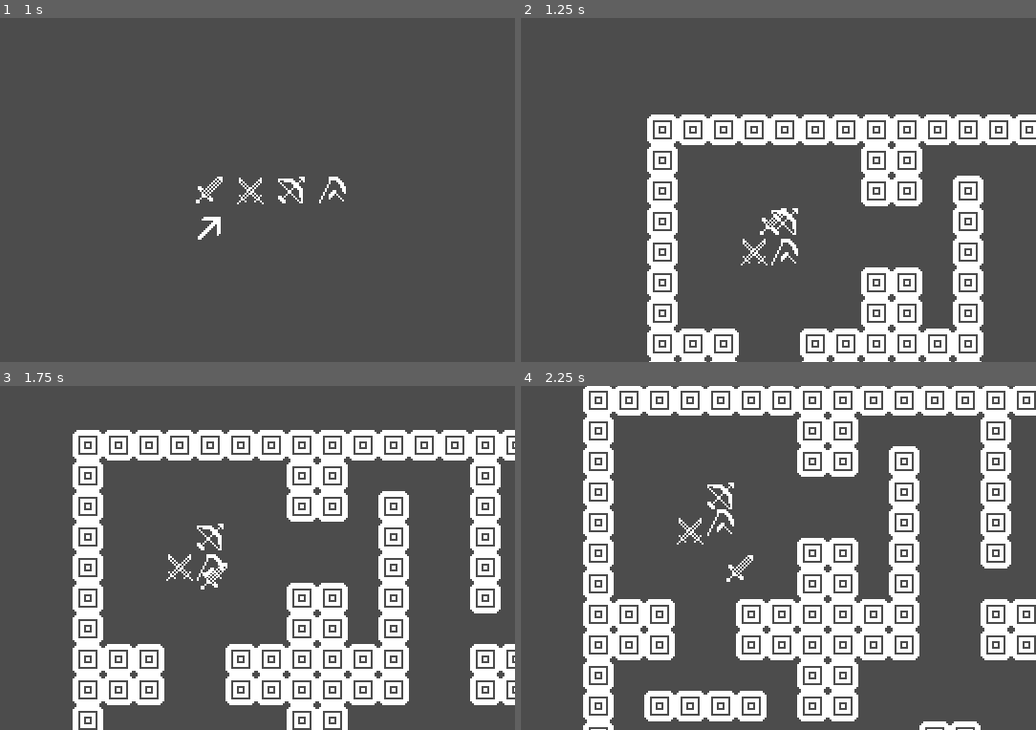
Above: before the commit, frames 1-4 (two rows, left to right).
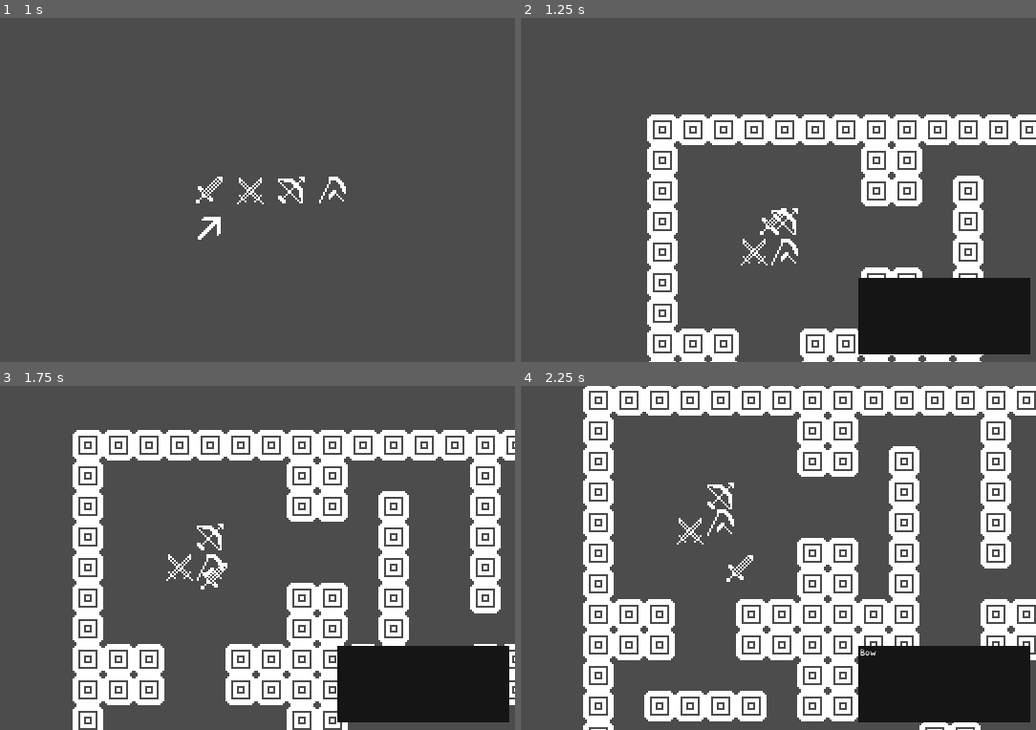
Above: after the commit, the same moments.

Repository: ArcLyn64/gmtkjam2020
Game: Godot game, scene res://map/Dungeon.tscn
Two runs of this game, one before a commit and one after it. Both use one fixed random seed, a clock stepped at 60 frames per second and the inputs below.
Inputs:
- Up to frame 1 (1 s): tap Enter at 0.5 s; hold D (move_right) from 0.53 s (still down)
- Up to frame 2 (1.25 s): keep holding D (move_right)
- Up to frame 3 (1.75 s): release D (move_right) at 1.28 s; hold S (move_down) from 1.28 s (still down)
- Up to frame 4 (2.25 s): release S (move_down) at 2.03 s; hold D (move_right) from 2.03 s (still down)

Frame 1 is identical in both runs. In frame 2, 7.4% of the frame differs, in the area x 65-99%, y 75-98%; in frame 3, 7.4%; in frame 4, 7.4%.

Commit message:
dialogue

Diff:
--- /dev/null
+++ b/dialogue/quips/test.json
@@ -0,0 +1,6 @@
+{
+	"000": {"name": "Bow", "text": "Hey Sticks..."},
+	"001": {"name": "Sticks", "text": "I've told you again and again, it's SCYTHES"},
+	"002": {"name": "Bow", "text": "Yeah, yeah."},
+	"003": {"name": "Duals", "text": "But Sticks is so much better!"}
+}
--- a/map/Dungeon.tscn
+++ b/map/Dungeon.tscn
@@ -8,6 +8,7 @@
 [ext_resource path="res://actors/Bow.tscn" type="PackedScene" id=6]
 [ext_resource path="res://actors/Duals.tscn" type="PackedScene" id=7]
 [ext_resource path="res://objects/Exit.tscn" type="PackedScene" id=8]
+[ext_resource path="res://ui/Dialogue.tscn" type="PackedScene" id=9]
 
 [sub_resource type="ConvexPolygonShape2D" id=2]
 points = PoolVector2Array( 0, 0, 16, 0, 16, 16, 0, 16 )
@@ -46,6 +47,12 @@
 
 [node name="UI" type="CanvasLayer" parent="."]
 
+[node name="Dialogue" parent="UI" instance=ExtResource( 9 )]
+margin_left = 226.549
+margin_top = 136.207
+margin_right = 226.549
+margin_bottom = 136.207
+
 [node name="MapGen" type="Node2D" parent="."]
 script = ExtResource( 2 )
 
--- /dev/null
+++ b/src/Dialogue.gd
@@ -0,0 +1,74 @@
+extends Control
+
+onready var dialogue_player = $DialoguePlayer
+onready var name_lbl = $Name
+onready var text_lbl = $Text
+
+var scroll_speed = 0.2
+var wait_time = 2
+var start_time = 1
+var timer = 0
+
+var cur_dialogue = []
+
+enum STATE{
+	starting,
+	writing,
+	waiting,
+	hidden
+}
+var cur_state = STATE.hidden
+
+func read_json(json_fp) -> Dictionary:
+	var file = File.new()
+	assert(file.file_exists(json_fp))
+
+	file.open(json_fp, file.READ)
+	var dialogue = parse_json(file.get_as_text())
+	assert(dialogue.size() > 0)
+	return dialogue
+
+func start(json_fp):
+	cur_dialogue = read_json(json_fp).values()
+	begin_playback()
+
+func begin_playback():
+	name_lbl.text = ""
+	text_lbl.text = ""
+	timer = 0
+	cur_state = STATE.starting
+
+func _process(delta):
+	match cur_state:
+		STATE.hidden:
+			self.hide()
+		STATE.starting:
+			self.show()
+			if timer > start_time:
+				timer = 0
+				cur_state = STATE.writing
+			else:
+				timer += delta
+		STATE.waiting:
+			if timer > wait_time:
+				timer = 0
+				text_lbl.visible_characters = 0
+				cur_dialogue.remove(0)
+				if cur_dialogue.size() > 0:
+					cur_state = STATE.writing
+				else:
+					cur_state = STATE.hidden
+			else:
+				timer += delta
+		STATE.writing:
+			name_lbl.text = cur_dialogue[0].name
+			text_lbl.text = cur_dialogue[0].text
+
+			if timer > scroll_speed:
+				if text_lbl.visible_characters >= text_lbl.text.length():
+					timer = 0
+					cur_state = STATE.waiting
+				else:
+					text_lbl.visible_characters += 1
+			else:
+				timer += delta
--- a/src/Dungeon.gd
+++ b/src/Dungeon.gd
@@ -6,6 +6,7 @@
 onready var enemies = $Enemies
 onready var chests = $Chests
 onready var exit : Area2D = $Exit
+onready var dialogue = $UI/Dialogue
 
 # party things
 onready var party = $Party
@@ -66,4 +67,5 @@
 	for child in enemies.get_children() + party.get_children():
 		child.update_astar(astar_data)
 	cur_level += 1
+	dialogue.start("res://dialogue/quips/test.json")
 	cur_state = STATE.roaming
--- /dev/null
+++ b/ui/Dialogue.tscn
@@ -0,0 +1,53 @@
+[gd_scene load_steps=5 format=2]
+
+[ext_resource path="res://fonts/OpenDyslexic-Regular.otf" type="DynamicFontData" id=1]
+[ext_resource path="res://src/Dialogue.gd" type="Script" id=2]
+
+[sub_resource type="DynamicFont" id=1]
+size = 4
+font_data = ExtResource( 1 )
+
+[sub_resource type="DynamicFont" id=2]
+size = 5
+font_data = ExtResource( 1 )
+
+[node name="Dialogue" type="Panel"]
+margin_left = 0.49041
+margin_top = 0.945385
+margin_right = 90.4904
+margin_bottom = 40.9454
+script = ExtResource( 2 )
+__meta__ = {
+"_edit_use_anchors_": false
+}
+
+[node name="ColorRect" type="ColorRect" parent="."]
+margin_right = 90.0
+margin_bottom = 40.0
+color = Color( 0.0862745, 0.0862745, 0.0862745, 1 )
+__meta__ = {
+"_edit_use_anchors_": false
+}
+
+[node name="Name" type="Label" parent="."]
+margin_left = 0.630882
+margin_top = 0.114197
+margin_right = 42.6309
+margin_bottom = 10.1142
+custom_fonts/font = SubResource( 1 )
+text = "Character Name"
+__meta__ = {
+"_edit_use_anchors_": false
+}
+
+[node name="Text" type="RichTextLabel" parent="."]
+margin_left = 0.73777
+margin_top = 9.72798
+margin_right = 88.7378
+margin_bottom = 37.728
+custom_fonts/normal_font = SubResource( 2 )
+text = "This is the text that the character says"
+scroll_active = false
+__meta__ = {
+"_edit_use_anchors_": false
+}
Binary file added: fonts/OpenDyslexic-Bold.otf
Binary file added: fonts/OpenDyslexic-BoldItalic.otf
Binary file added: fonts/OpenDyslexic-Italic.otf
Binary file added: fonts/OpenDyslexic-Regular.otf
Binary file added: fonts/OpenDyslexicMono-Regular.otf
Not shown: 1 places in map/Dungeon.tscn that only renumber resources
Not shown, added: fonts/OpenDyslexic Mono (Windows, MacOS, Linux OTF).zip
Not shown, added: fonts/OpenDyslexic2 (Windows, MacOS, Linux OTF).zip
